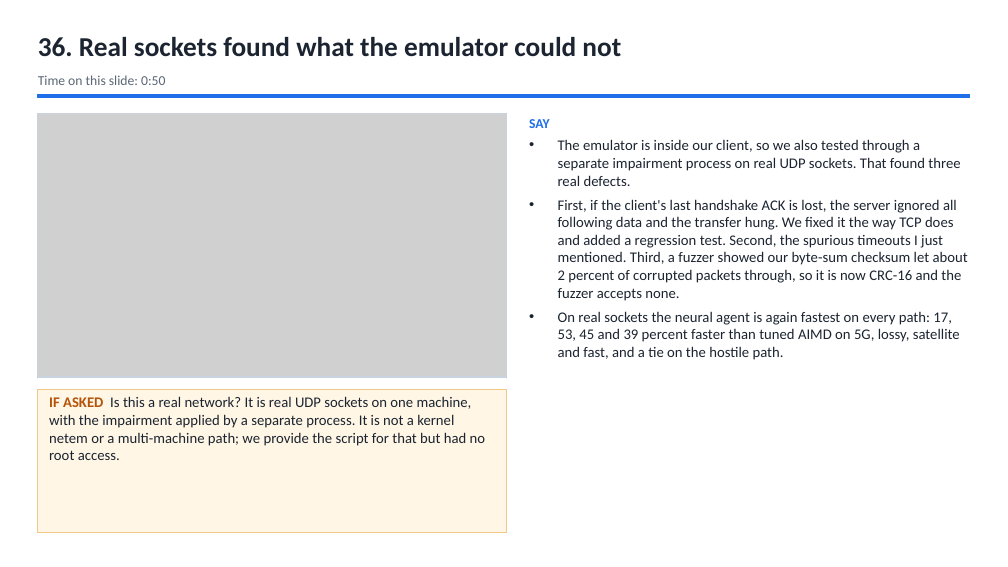
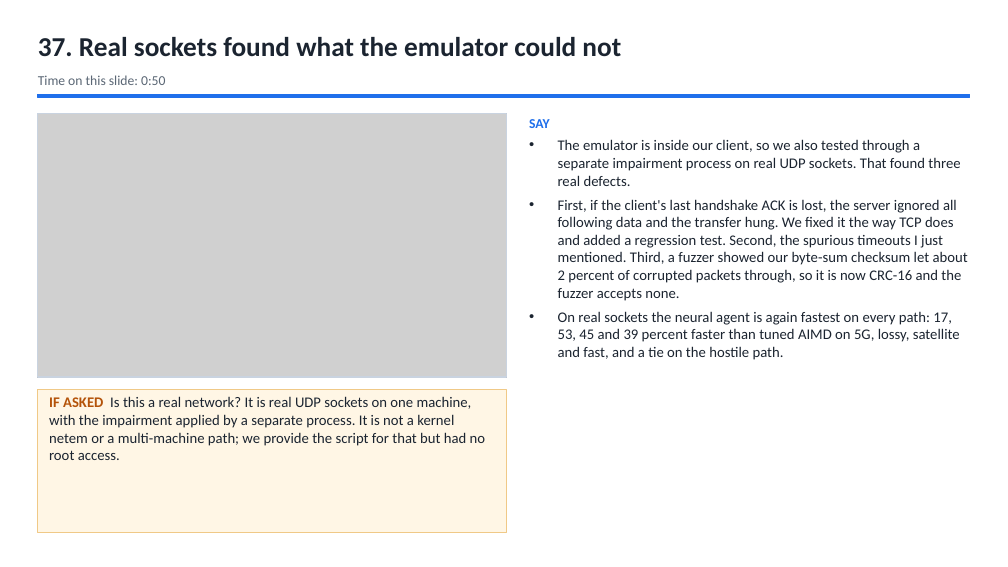
Before and after one commit to Capsturrrr/REPLIC, a slide deck: slide 39 of docs/final/RUDP_Host_Guide.pptx (slide 38 before the commit). Drawn at 1008x567 pixels with LibreOffice and Linux fonts; fonts in the diff are those of the drawing; grey boxes stand for pictures. Boxes give left, top, right and bottom in pixels: in the first picture for what was removed or moved away, otherwise in the second. Text is boxed around its words. In the diff, an @@ line names an element or a change of style, - is before the commit and + after.

```diff
--- a/docs/final/RUDP_Host_Guide.pptx
+++ b/docs/final/RUDP_Host_Guide.pptx
@@ text at [38, 37, 621, 57]: text changed @@
-36. Real sockets found what the emulator could not
+37. Real sockets found what the emulator could not
```
Also in this commit, not shown: 38 other slides changed, 1 slide added, 6 other files.
